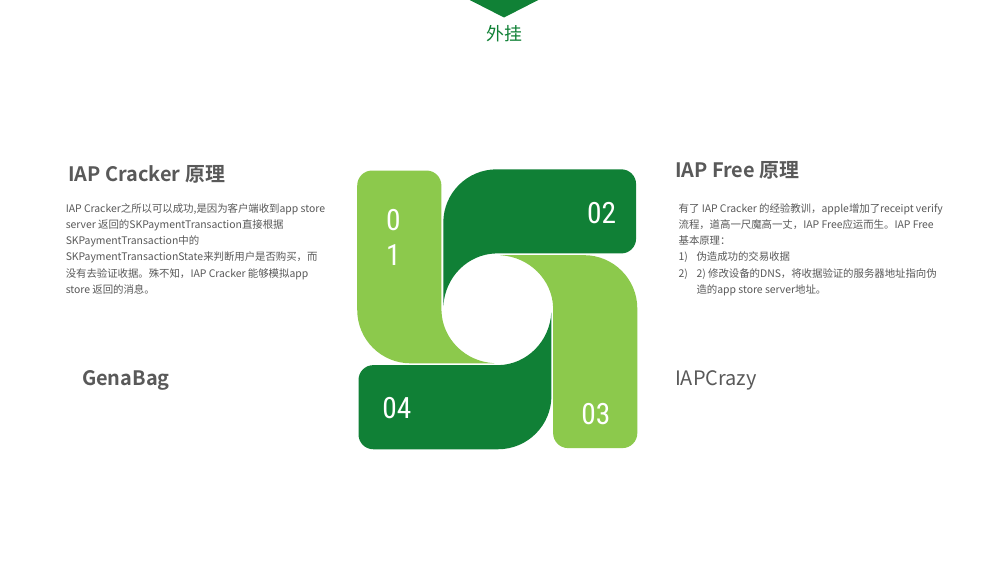
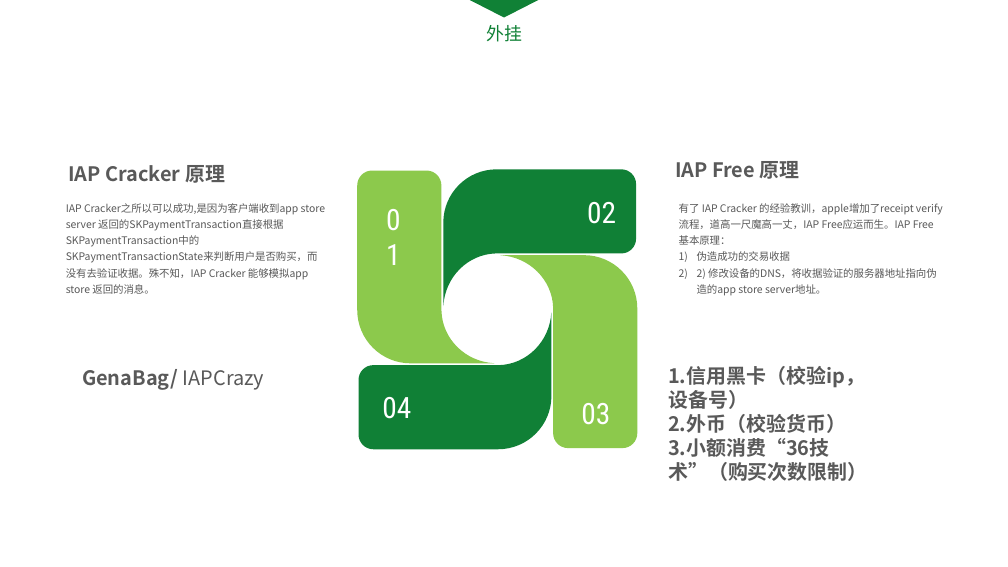
Before and after one commit to qiyer/ApplePayDemo, a slide deck: slide 11 of Pay_PPT/Apple_Pay.pptx. Drawn at 1008x567 pixels with LibreOffice and Linux fonts; fonts in the diff are those of the drawing. Boxes give left, top, right and bottom in pixels: in the first picture for what was removed or moved away, otherwise in the second. Text is boxed around its words. In the diff, an @@ line names an element or a change of style, - is before the commit and + after.

```diff
--- a/Pay_PPT/Apple_Pay.pptx
+++ b/Pay_PPT/Apple_Pay.pptx
@@ text at bbox=[82, 369, 265, 390]: text changed @@
-GenaBag
+GenaBag/ IAPCrazy
@@ text added at bbox=[668, 366, 867, 481], 20 pt, text #595959, bold @@
+1.信用黑卡（校验ip，设备号）
+2.外币（校验货币）
+3.小额消费“36技术”（购买次数限制）
@@ text removed at bbox=[675, 370, 756, 390] @@
-IAPCrazy
```
Also in this commit, not shown: 1 other slide changed, 16 other files.
